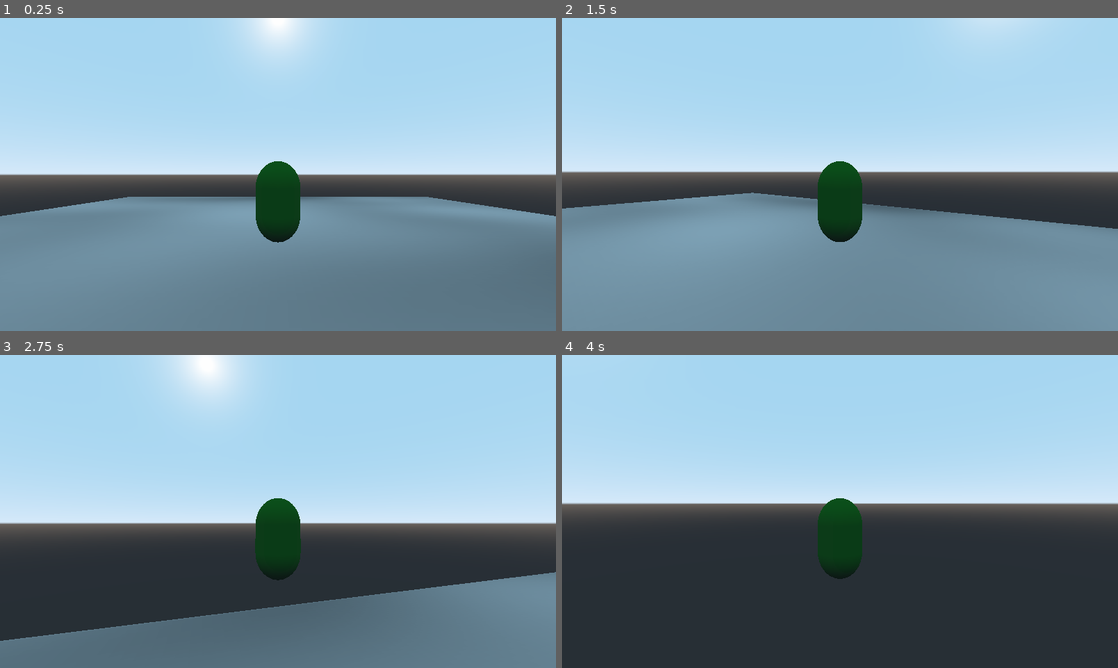
Above: before the commit, frames 1-4 (two rows, left to right).
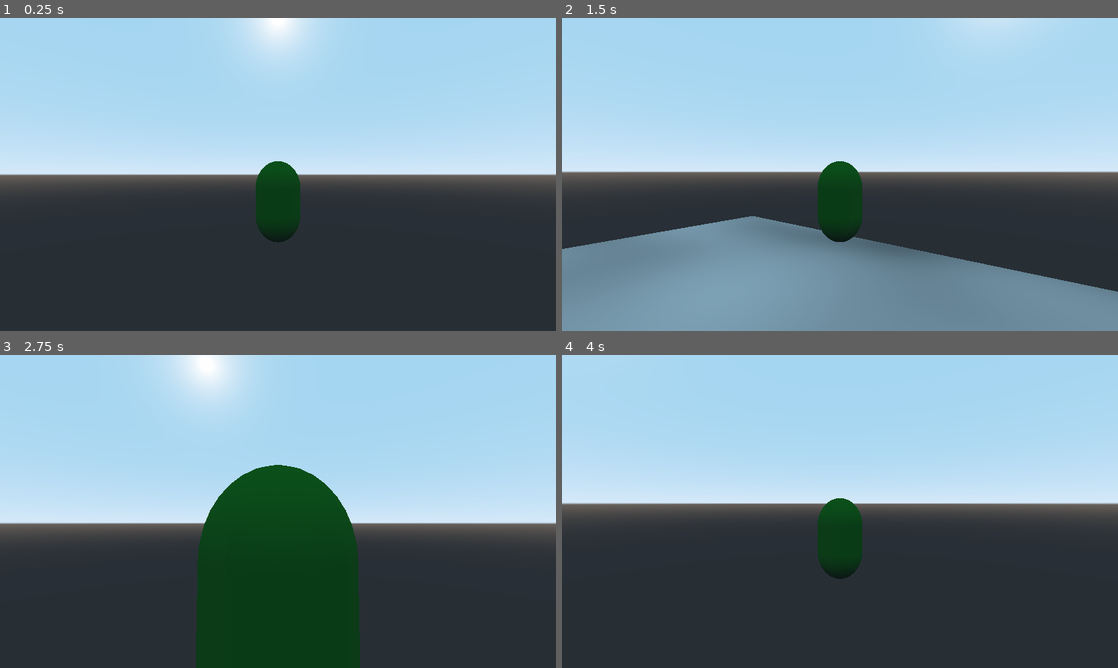
Above: after the commit, the same moments.

Repository: elegist/skyjumper
Game: Godot game, scene res://src/Main.tscn
The game is run twice, just before and just after one commit, with the same random seed, the same clock (stepped at 60 frames per second) and the same inputs.
Inputs (mouse positions are in pixels of both pictures, inside the frame that each line leads up to):
- Up to frame 1 (0.25 s): no input
- Up to frame 2 (1.5 s): tap Enter at 0.5 s; move the mouse to (867, 174) at 0.52 s; hold W (move_up) from 0.53 s (still down); tap Space (jump) at 0.6, 0.77, 1.07, 1.35 s; move the mouse to (812, 174) at 1.27 s
- Up to frame 3 (2.75 s): keep holding W (move_up); tap Space (jump) at 1.52, 1.82, 2.1 s; move the mouse to (289, 505) at 2.02 s
- Up to frame 4 (4 s): keep holding W (move_up); move the mouse to (834, 517) at 2.77 s; tap Space (jump) at 2.85, 3.02, 3.32, 3.5, 3.6, 3.77 s; move the mouse to (878, 514) at 3.52 s

The runs differ from the first frame. In frame 1, 40% of the frame differs, in the area x 0-100%, y 57-100%; in frame 2, 13%; in frame 3, 29%; in frame 4, less than 0.1%.

Commit message:
Add double jump

Diff:
--- a/src/Main.tscn
+++ b/src/Main.tscn
@@ -24,6 +24,7 @@
 script = ExtResource( 1 )
 
 [node name="Player" parent="." instance=ExtResource( 2 )]
+transform = Transform( 1, 0, 0, 0, 1, 0, 0, 0, 1, 0, 36, 0 )
 
 [node name="StaticBody" type="StaticBody" parent="."]
 transform = Transform( 20, 0, 0, 0, 1, 0, 0, 0, 20, 0, -1, 0 )
--- a/src/player/Player.gd
+++ b/src/player/Player.gd
@@ -2,19 +2,23 @@
 
 var velocity: Vector3 = Vector3.ZERO
 
-var min_vertical_camera_rotation: float = -40.0
-var max_vertical_camera_rotation: float = 70.0
-var camera_x_rotation: float = 0.0
+export var move_speed: float = 50.0
+export var acceleration = 15.0
+export var jump_force: float = 30.0
+export var gravity: float = 1.5
+export var max_terminal_velocity: float = 60.0
+
+var max_jump_count: int = 2
+var jump_count: int = 0
 
 export var mouse_sensitivity: Vector2 = Vector2(0.01, 0.004)
 export var right_stick_sensitivity: Vector2 = Vector2(0.07, 0.035)
 
-var move_interpolation = 15.0
+var min_vertical_camera_rotation: float = -50.0
+var max_vertical_camera_rotation: float = 50.0
+var camera_x_rotation: float = 0.0
+
 var rotation_interpolation = 10.0
-
-export var move_speed: float = 50.0
-export var jump_force: float = 10.0
-export var gravity: float = 9.8
 
 var origin_basis = Basis()
 var orientation = Transform()
@@ -23,7 +27,7 @@
 
 onready var camera_root = $CameraRoot
 onready var camera_pivot = $CameraRoot/CameraPivot
-onready var camera = $CameraRoot/CameraPivot/CameraOffset/Camera
+onready var camera = $CameraRoot/CameraPivot/CameraSpringArm/Camera
 
 onready var origin_parent = get_parent()
 
@@ -51,13 +55,15 @@
 	camera_pivot.rotation.x = -camera_x_rotation
 
 func _physics_process(delta: float) -> void:
+	velocity.y = clamp(velocity.y - gravity, -max_terminal_velocity, max_terminal_velocity)
+
 	var move_direction: Vector2 = Vector2(
 		Input.get_action_strength("move_left") - Input.get_action_strength("move_right"),
 		Input.get_action_strength("move_down") - Input.get_action_strength("move_up")
 	)
 
 	var movement: Vector2 = Vector2.ZERO
-	movement = movement.linear_interpolate(move_direction * move_speed, move_interpolation * delta)
+	movement = movement.linear_interpolate(move_direction * move_speed, acceleration * delta)
 
 	var camera_z = -camera.global_transform.basis.z
 	var camera_x = camera.global_transform.basis.x
@@ -76,6 +82,18 @@
 
 	velocity = move_and_slide(velocity, Vector3.UP)
 
+	if is_on_floor():
+		jump_count = max_jump_count
+
+	if Input.is_action_just_pressed("jump") && jump_count > 0:
+		apply_jump()
+		jump_count -= 1
+	elif Input.is_action_just_released("jump") && velocity.y > jump_force / 3:
+		velocity.y = jump_force / 3
+
+func apply_jump() -> void:
+	velocity.y = jump_force
+
 func rotate_character(direction: Vector3, delta: float) -> void:
 	var from = Quat(orientation.basis)
 	var to = Quat(Transform().looking_at(direction, Vector3.UP).basis)
--- a/src/player/Player.tscn
+++ b/src/player/Player.tscn
@@ -38,7 +38,8 @@
 
 [node name="CameraPivot" type="Spatial" parent="CameraRoot"]
 
-[node name="CameraOffset" type="Spatial" parent="CameraRoot/CameraPivot"]
+[node name="CameraSpringArm" type="SpringArm" parent="CameraRoot/CameraPivot"]
+spring_length = 10.0
 
-[node name="Camera" type="Camera" parent="CameraRoot/CameraPivot/CameraOffset"]
+[node name="Camera" type="Camera" parent="CameraRoot/CameraPivot/CameraSpringArm"]
 transform = Transform( 1, 0, 0, 0, 1, 0, 0, 0, 1, 0, 0, 10 )
